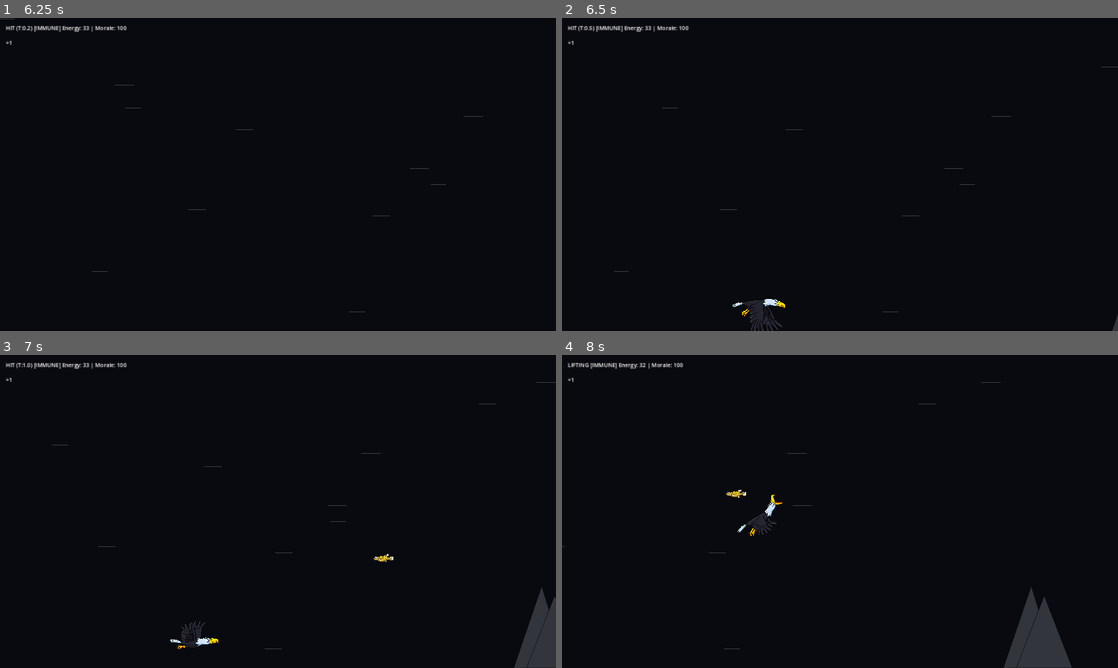
Above: before the commit, frames 1-4 (two rows, left to right).
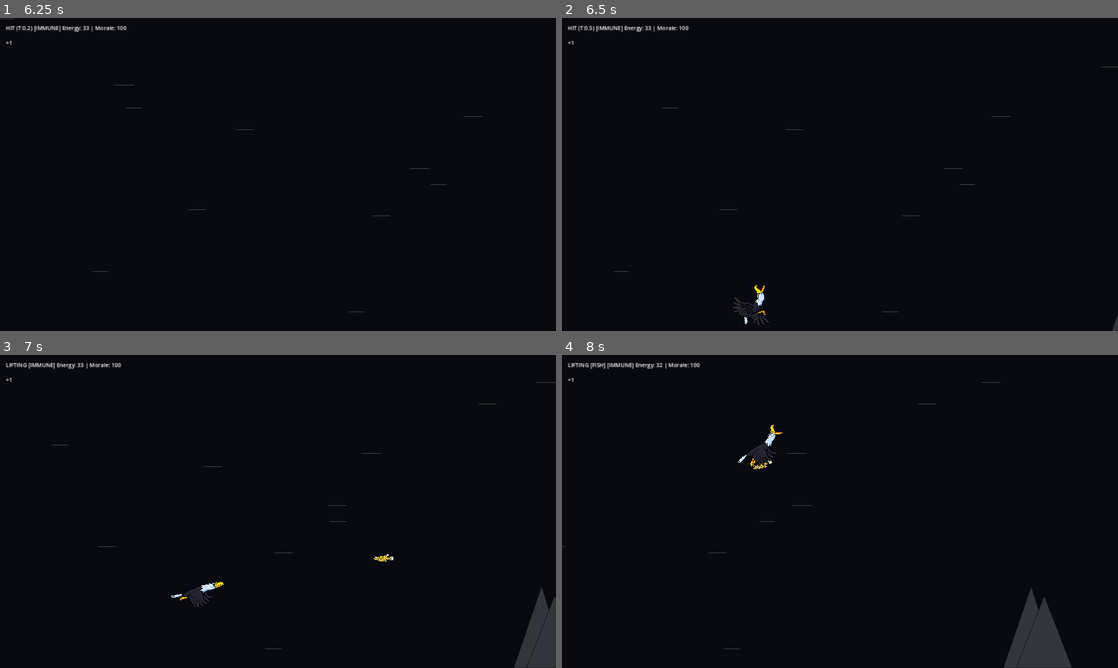
Above: after the commit, the same moments.

Repository: yakostro/eagle_game
Game: Godot game, scene res://Scenes/game.tscn
Same seed, same stepped clock (60 frames per second), same inputs: the game is played once before the commit and once after it.
Inputs:
- Up to frame 1 (6.25 s): hold Up (move_up) 0.53-1.28 s; tap F (drop_fish) at 0.6, 2.3, 2.85, 4.55, 5.1 s; tap Space (ui_select) at 0.77, 1.07, 1.52, 1.55, 1.82, 2.1, 3.02, 3.32, 3.77, 3.8, 4.07, 4.52, 4.82, 6.02, 6.05 s; tap H (screech) at 0.8, 1.35, 3.05, 4.35, 5.3, 5.85 s; tap T at 1.25, 3.5 s; hold Down (move_down) 1.28-2.03 s; hold Up (move_up) 2.03-3.53 s; hold Down (move_down) 3.53-5.78 s; tap E (eat_fish) at 3.6 s; hold Up (move_up) from 5.78 s (still down)
- Up to frame 2 (6.5 s): keep holding Up (move_up); tap Space (ui_select) at 6.32 s
- Up to frame 3 (7 s): keep holding Up (move_up); tap T at 6.5 s; tap Space (ui_select) at 6.6, 6.77 s; tap F (drop_fish) at 6.8 s
- Up to frame 4 (8 s): keep holding Up (move_up); tap Space (ui_select) at 7.07, 7.52, 7.82 s; tap F (drop_fish) at 7.35 s; tap H (screech) at 7.55 s

Frame 1 is identical in both runs. In frame 2, 0.4% of the frame differs, in the area x 30-41%, y 85-100%; in frame 3, 0.7%; in frame 4, 0.8%, in the area x 5-40%, y 2-58%.

Commit message:
fixed HIT animation. drops fish when HIT

Diff:
--- a/Scenes/eagle.tscn
+++ b/Scenes/eagle.tscn
@@ -218,9 +218,6 @@
 }, {
 "duration": 1.0,
 "texture": ExtResource("40_631kk")
-}, {
-"duration": 1.0,
-"texture": ExtResource("40_631kk")
 }],
 "loop": false,
 "name": &"hit",
@@ -355,7 +352,7 @@
 [node name="Animation" type="AnimatedSprite2D" parent="."]
 position = Vector2(-331, 1)
 sprite_frames = SubResource("SpriteFrames_kheon")
-animation = &"flap"
+animation = &"hit"
 autoplay = "glide"
 offset = Vector2(4, -37)
 flip_h = true
--- a/scripts/eagle.gd
+++ b/scripts/eagle.gd
@@ -74,15 +74,18 @@
 
 func _ready():
 	print("Eagle ready! Node name: ", name)
+	print("animated_sprite reference: ", animated_sprite)
 
 	# Initialize animation controller
 	animation_controller = EagleAnimationController.new(animated_sprite)
 	add_child(animation_controller)
+	print("Animation controller created and added as child")
 
 	# Connect signals
 	movement_state_changed.connect(animation_controller.handle_movement_state_change)
 	screech_requested.connect(animation_controller.handle_screech_request)
 	fish_caught_changed.connect(animation_controller.handle_fish_carrying_change)
+	print("Signals connected to animation controller")
 
 func _physics_process(delta):
 	# 1. Handle special input actions
@@ -191,18 +194,26 @@
 # Hit system methods
 func hit_by_obstacle():
 	"""Called when eagle collides with an obstacle"""
+	print("hit_by_obstacle() called! is_immune:", is_immune)
 	# Only take damage if not immune
 	if not is_immune:
-		print("Eagle hit by obstacle!")
+		print("Eagle hit by obstacle! Processing hit...")
 
 		# Lose energy
 		current_energy -= hit_energy_loss
 		current_energy = max(current_energy, 0.0)
 		print("Lost ", hit_energy_loss, " energy. Current energy: ", current_energy)
 
+		# Drop fish if carrying one (as per GDD requirement)
+		if has_fish():
+			print("Eagle hit while carrying fish - dropping fish!")
+			drop_fish()
+
 		# Save current state and switch to HIT state
 		if movement_state != MovementState.HIT:
 			previous_movement_state = movement_state
+		print("Setting movement state to HIT. Previous state was: ", MovementState.keys()[previous_movement_state])
+		var old_state = movement_state
 		movement_state = MovementState.HIT
 
 		# Start immunity and blinking
@@ -213,6 +224,10 @@
 		blink_visible = true
 		blink_interval_timer = 0.0
 		hit_state_timer = 0.0  # Reset hit state timer
+
+		# Emit movement state change signal to trigger hit animation
+		movement_state_changed.emit(old_state, MovementState.HIT)
+		print("Emitted movement_state_changed signal: ", MovementState.keys()[old_state], " -> ", MovementState.keys()[MovementState.HIT])
 
 		# Emit hit signal
 		eagle_hit.emit()
@@ -329,12 +344,14 @@
 func update_movement_state():
 	# Don't update movement state during HIT - let animation controller handle it
 	if movement_state == MovementState.HIT:
+		# print("Skipping movement state update - currently in HIT state")
 		return
 
 	var new_state = determine_movement_state()
 
 	if new_state != movement_state:
 		var old_state = movement_state
+		print("Normal movement state change: ", MovementState.keys()[old_state], " -> ", MovementState.keys()[new_state])
 		movement_state = new_state
 		movement_state_changed.emit(old_state, new_state)
 
--- a/scripts/eagle_animation_controller.gd
+++ b/scripts/eagle_animation_controller.gd
@@ -40,8 +40,15 @@
 var previous_state_before_hit: AnimationState = AnimationState.GLIDE
 
 func _init(sprite: AnimatedSprite2D):
+	print("Animation controller _init called with sprite: ", sprite)
 	animated_sprite = sprite
+	if animated_sprite == null:
+		print("ERROR: animated_sprite is null!")
+	else:
+		print("animated_sprite set successfully")
+		print("Available animations: ", animated_sprite.sprite_frames.get_animation_names())
 	animated_sprite.animation_finished.connect(_on_animation_finished)
+	print("animation_finished signal connected")
 	reset_glide_flap_timer()
 
 func _ready():
@@ -68,8 +75,11 @@
 			handle_movement_state_change(eagle.movement_state, eagle.movement_state)
 
 func handle_movement_state_change(_old_state: Eagle.MovementState, new_state: Eagle.MovementState):
+	print("Animation Controller received state change: ", Eagle.MovementState.keys()[_old_state], " -> ", Eagle.MovementState.keys()[new_state])
+
 	# If carrying fish, prioritize talons out animation (except for SCREECH and HIT)
 	if is_carrying_fish and animation_state != AnimationState.SCREECH and new_state != Eagle.MovementState.HIT:
+		print("Fish carrying logic: switching to talons out")
 		if animation_state != AnimationState.FLAP_TALONS_OUT:
 			play_animation(AnimationState.FLAP_TALONS_OUT)
 		return
@@ -94,10 +104,13 @@
 				play_animation(AnimationState.FLAP_CONTINUOUS)
 		Eagle.MovementState.HIT:
 			# Save current state and play hit animation
+			print("HIT case reached in animation controller!")
 			if animation_state != AnimationState.HIT:
 				previous_state_before_hit = animation_state
+				print("Saved previous animation state: ", animation_state)
+			print("About to call play_animation(AnimationState.HIT)")
 			play_animation(AnimationState.HIT)
-			print("Playing hit animation")
+			print("Called play_animation(AnimationState.HIT) - hit animation should be playing")
 
 func handle_screech_request():
 	# Save current state to return to after screech
@@ -123,9 +136,12 @@
 	reset_glide_flap_timer()
 
 func play_animation(new_animation_state: AnimationState):
+	print("play_animation called with: ", new_animation_state)
 	if new_animation_state == animation_state:
+		print("Animation state unchanged, returning")
 		return
 
+	print("Changing animation state from ", animation_state, " to ", new_animation_state)
 	animation_state = new_animation_state
 
 	match animation_state:
@@ -143,8 +159,15 @@
 		AnimationState.FLAP_TALONS_OUT:
 			animated_sprite.play("talons_out")
 		AnimationState.HIT:
-			print("Starting hit animation...")
+			print("AnimationState.HIT case reached in play_animation!")
+			print("animated_sprite reference: ", animated_sprite)
+			print("Current animation: ", animated_sprite.animation)
+			print("Available animations: ", animated_sprite.sprite_frames.get_animation_names())
+			print("About to call animated_sprite.play('hit')")
 			animated_sprite.play("hit")
+			print("Called animated_sprite.play('hit')")
+			print("Current animation after play: ", animated_sprite.animation)
+			print("Animation should be playing now")
 
 func reset_glide_flap_timer():
 	glide_flap_timer = 0.0
--- a/scripts/fish.gd
+++ b/scripts/fish.gd
@@ -122,9 +122,6 @@
 		queue_free()
 		return
 
-	# Optional: Debug visualization (remove in final game)
-	if global_position.x >= target_x:
-		print("Fish passed target X coordinate at Y:", global_position.y)
 
 func _on_catch_area_entered(body):
 	# Check if the eagle entered the catch area and fish can be caught
Not shown, changed: GDD.md
